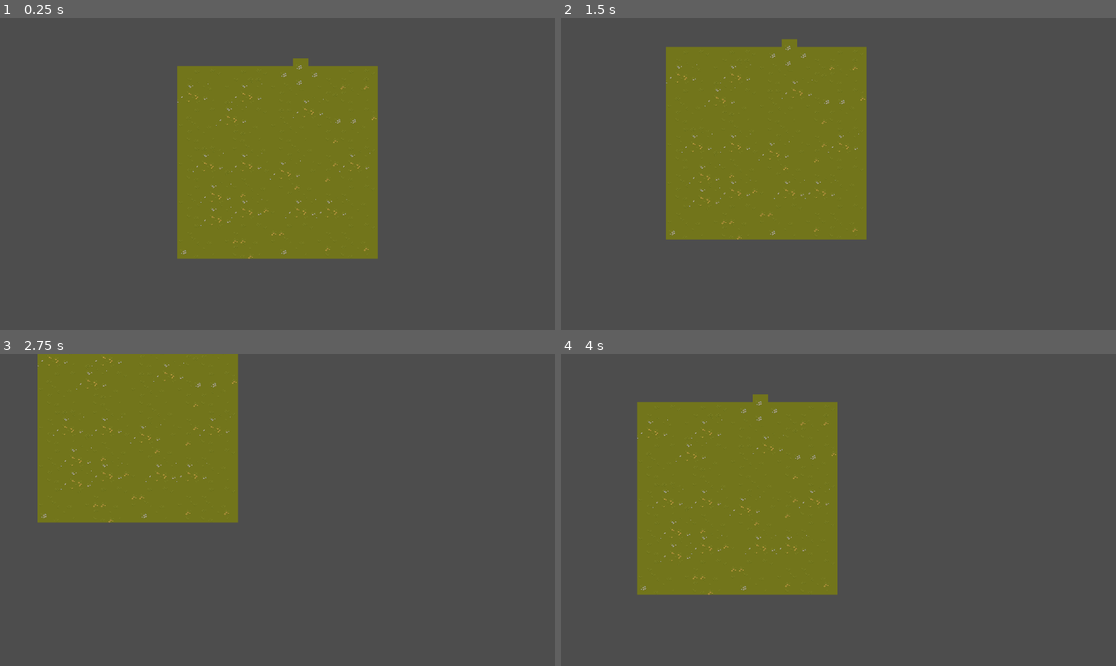
Above: before the commit, frames 1-4 (two rows, left to right).
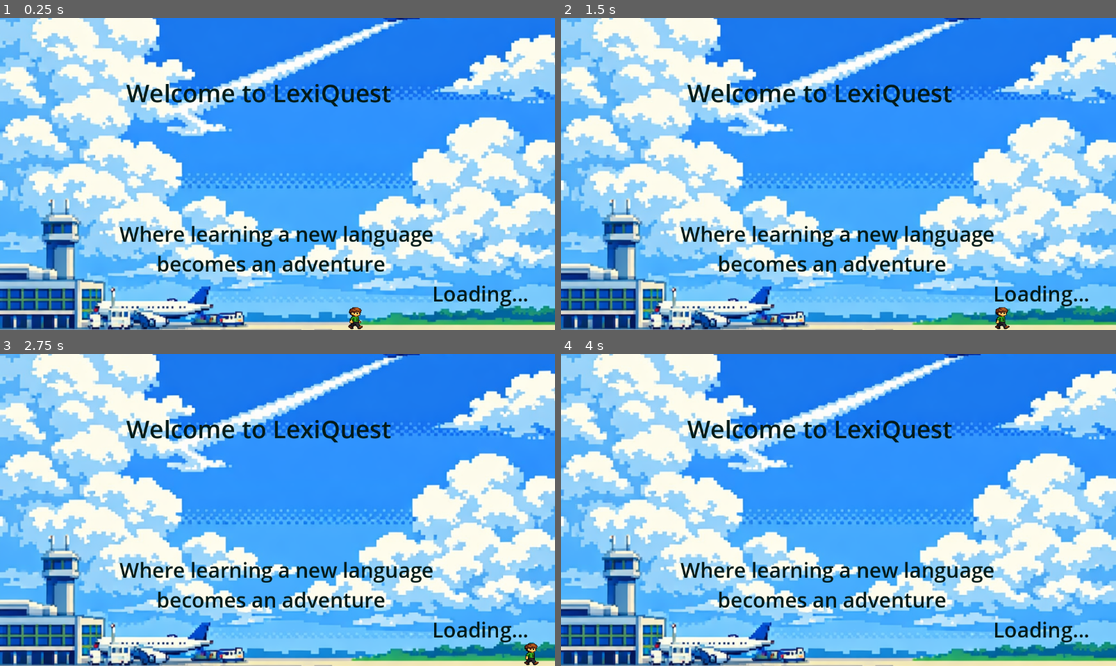
Above: after the commit, the same moments.

Repository: Katie4104/LexiQuest
Game: Godot game, scene res://splash_screen.tscn
Same seed, same stepped clock (60 frames per second), same inputs: the game is played once before the commit and once after it. Before the commit the project starts from res://main.tscn.
Inputs:
- Up to frame 1 (0.25 s): no input
- Up to frame 2 (1.5 s): hold Right (ui_right) 0.53-1.28 s; hold Down (ui_down) from 1.28 s (still down)
- Up to frame 3 (2.75 s): release Down (ui_down) at 2.03 s; hold Right (ui_right) from 2.03 s (still down)
- Up to frame 4 (4 s): release Right (ui_right) at 2.78 s; hold Up (ui_up) 2.78-3.53 s; hold Left (ui_left) from 3.53 s (still down)

The runs differ from the first frame. In frame 1, 100% of the frame differs, in the area x 0-100%, y 0-100%; in frame 2, 100%; in frame 3, 100%; in frame 4, 100%.

Commit message:
Updated login screen/ menu

Diff:
--- a/login_screen.gd
+++ b/login_screen.gd
@@ -1,8 +1,8 @@
-extends Control
+extends  Control
 
 @onready var username_input = $LoginBox/UserNameInput
 @onready var password_input = $LoginBox/PasswordInput
-@onready var message_label = $MessageLabel
+
 
 func _on_LoginButton_pressed():
 
@@ -10,7 +10,7 @@
 		var password = password_input.text.strip_edges()
 
 		if username == "" or password == "":
-				message_label.text = "Please enter a username and password."
+				print("Please enter a username and password.")
 				return
 
 		get_tree().change_scene_to_file("res://menu.tscn")
--- a/login_screen.tscn
+++ b/login_screen.tscn
@@ -1,9 +1,21 @@
-[gd_scene load_steps=4 format=3 uid="uid://bymm56baa1osi"]
+[gd_scene load_steps=10 format=3 uid="uid://bymm56baa1osi"]
 
 [ext_resource type="Script" uid="uid://cck2n0na7g3" path="res://login_screen.gd" id="1_wplbs"]
-[ext_resource type="Texture2D" uid="uid://ckx56jp4kld3e" path="res://assets/login_screen.png" id="2_7xvqn"]
+[ext_resource type="Texture2D" uid="uid://dc0o7jic82ops" path="res://assets/LexiQuest_login.png" id="2_7xvqn"]
+
+[sub_resource type="StyleBoxFlat" id="StyleBoxFlat_7xvqn"]
+
+[sub_resource type="StyleBoxFlat" id="StyleBoxFlat_3u8nt"]
+
+[sub_resource type="StyleBoxFlat" id="StyleBoxFlat_g270c"]
+
+[sub_resource type="StyleBoxFlat" id="StyleBoxFlat_np7ol"]
+
+[sub_resource type="StyleBoxFlat" id="StyleBoxFlat_1eh3c"]
 
 [sub_resource type="FontVariation" id="FontVariation_7xvqn"]
+
+[sub_resource type="StyleBoxFlat" id="StyleBoxFlat_pajja"]
 
 [node name="LoginScreen" type="Control"]
 layout_mode = 3
@@ -35,21 +47,7 @@
 offset_bottom = -1.0
 grow_horizontal = 2
 grow_vertical = 2
-color = Color(0, 0, 0, 0.24705882)
-
-[node name="TitleLabel" type="Label" parent="."]
-layout_mode = 1
-anchors_preset = 10
-anchor_right = 1.0
-offset_left = 351.25
-offset_top = 37.0
-offset_right = -373.75
-offset_bottom = 159.0
-grow_horizontal = 2
-theme_override_colors/font_color = Color(0.9270439, 0.96156627, 0.9930453, 1)
-theme_override_colors/font_shadow_color = Color(0.6745098, 0.7254902, 0, 0)
-theme_override_font_sizes/font_size = 84
-text = " LexiQuest"
+color = Color(0, 0, 0, 0.02745098)
 
 [node name="LoginBox" type="VBoxContainer" parent="."]
 layout_mode = 1
@@ -57,10 +55,10 @@
 anchor_top = 0.5
 anchor_right = 1.0
 anchor_bottom = 0.70100003
-offset_left = 377.0
-offset_top = -130.0
-offset_right = -329.0
-offset_bottom = 44.751984
+offset_left = 379.0
+offset_top = 12.0
+offset_right = -327.0
+offset_bottom = 186.75198
 grow_horizontal = 2
 grow_vertical = 2
 
@@ -68,11 +66,13 @@
 layout_mode = 2
 theme_override_colors/font_color = Color(0.85023755, 0.8257748, 0.852523, 1)
 theme_override_font_sizes/font_size = 35
+theme_override_styles/normal = SubResource("StyleBoxFlat_7xvqn")
 text = "Username:"
 horizontal_alignment = 1
 
 [node name="UserNameInput" type="LineEdit" parent="LoginBox"]
 layout_mode = 2
+theme_override_styles/normal = SubResource("StyleBoxFlat_3u8nt")
 placeholder_text = "Enter username"
 alignment = 1
 
@@ -80,11 +80,13 @@
 layout_mode = 2
 theme_override_colors/font_color = Color(0.86409545, 0.9015517, 0.97265786, 1)
 theme_override_font_sizes/font_size = 32
+theme_override_styles/normal = SubResource("StyleBoxFlat_g270c")
 text = "Password:"
 horizontal_alignment = 1
 
 [node name="PasswordInput" type="LineEdit" parent="LoginBox"]
 layout_mode = 2
+theme_override_styles/normal = SubResource("StyleBoxFlat_np7ol")
 placeholder_text = "Enter password"
 alignment = 1
 secret = true
@@ -92,10 +94,12 @@
 [node name="LoginButton" type="Button" parent="LoginBox"]
 layout_mode = 2
 theme_override_font_sizes/font_size = 24
+theme_override_styles/normal = SubResource("StyleBoxFlat_1eh3c")
 text = "Login"
 
 [node name="GuestButton" type="Button" parent="LoginBox"]
 layout_mode = 2
 theme_override_fonts/font = SubResource("FontVariation_7xvqn")
 theme_override_font_sizes/font_size = 24
+theme_override_styles/normal = SubResource("StyleBoxFlat_pajja")
 text = "Continue as Guest"
--- a/menu.tscn
+++ b/menu.tscn
@@ -1,16 +1,86 @@
-[gd_scene format=3 uid="uid://b1fngda2ql2ic"]
+[gd_scene load_steps=6 format=3 uid="uid://b1fngda2ql2ic"]
 
-[node name="Menu" type="Control"]
+[ext_resource type="Texture2D" uid="uid://bp0xgar4077nu" path="res://assets/LexiQuest_Menu.png" id="1_lti8b"]
+
+[sub_resource type="StyleBoxFlat" id="StyleBoxFlat_lti8b"]
+
+[sub_resource type="StyleBoxFlat" id="StyleBoxFlat_ouk20"]
+
+[sub_resource type="StyleBoxFlat" id="StyleBoxFlat_mae5d"]
+
+[sub_resource type="StyleBoxFlat" id="StyleBoxFlat_4hy44"]
+
+[node name="GameMenu" type="Control"]
+clip_contents = true
 layout_mode = 3
+anchors_preset = 15
+anchor_right = 1.0
+anchor_bottom = 1.0
+offset_top = -4.0
+offset_bottom = -4.0
+grow_horizontal = 2
+grow_vertical = 2
+
+[node name="TextureRect" type="TextureRect" parent="."]
+layout_mode = 1
 anchors_preset = 15
 anchor_right = 1.0
 anchor_bottom = 1.0
 grow_horizontal = 2
 grow_vertical = 2
+texture = ExtResource("1_lti8b")
+expand_mode = 2
 
 [node name="Label" type="Label" parent="."]
 layout_mode = 0
-offset_right = 40.0
-offset_bottom = 23.0
-text = "menu
+offset_left = 473.0
+offset_top = 58.0
+offset_right = 606.0
+offset_bottom = 107.0
+
+[node name="CenterContainer" type="CenterContainer" parent="."]
+layout_mode = 1
+anchors_preset = 12
+anchor_top = 1.0
+anchor_right = 1.0
+anchor_bottom = 1.0
+offset_left = 313.0
+offset_top = -300.0
+offset_right = -320.0
+offset_bottom = -38.0
+grow_horizontal = 2
+grow_vertical = 0
+
+[node name="VBoxContainer" type="VBoxContainer" parent="CenterContainer"]
+layout_mode = 2
+alignment = 1
+
+[node name="StartButton" type="Button" parent="CenterContainer/VBoxContainer"]
+layout_mode = 2
+size_flags_horizontal = 0
+theme_override_font_sizes/font_size = 42
+theme_override_styles/normal = SubResource("StyleBoxFlat_lti8b")
+text = "start Adventure"
+
+[node name="settingsButton" type="Button" parent="CenterContainer/VBoxContainer"]
+layout_mode = 2
+size_flags_horizontal = 4
+theme_override_font_sizes/font_size = 42
+theme_override_styles/normal = SubResource("StyleBoxFlat_ouk20")
+text = "Settings
 "
+
+[node name="creditsButton" type="Button" parent="CenterContainer/VBoxContainer"]
+layout_mode = 2
+size_flags_horizontal = 4
+theme_override_font_sizes/font_size = 42
+theme_override_styles/normal = SubResource("StyleBoxFlat_mae5d")
+text = "Credits"
+
+[node name="ExitButton" type="Button" parent="CenterContainer/VBoxContainer"]
+layout_mode = 2
+size_flags_horizontal = 4
+size_flags_vertical = 4
+theme_override_font_sizes/font_size = 45
+theme_override_styles/normal = SubResource("StyleBoxFlat_4hy44")
+text = "Exit"
--- a/project.godot
+++ b/project.godot
@@ -15,7 +15,7 @@
 [application]
 
 config/name="LexiQuest"
-run/main_scene="uid://yw28g16pqwmf"
+run/main_scene="uid://dn300yun1kxte"
 config/features=PackedStringArray("4.5", "Forward Plus")
 config/icon="res://icon.svg"
 
Binary file added: assets/GameMenu.png
Not shown, changed: assets/GameMenu.png.import
Binary file added: assets/LexiQuest_Menu.png
Not shown, added: assets/LexiQuest_Menu.png.import
Binary file added: assets/LexiQuest_login.png
Not shown, changed: assets/LexiQuest_login.png.import
Binary file removed: assets/login_screen.png
Binary file removed: assets/menu_screen.png
